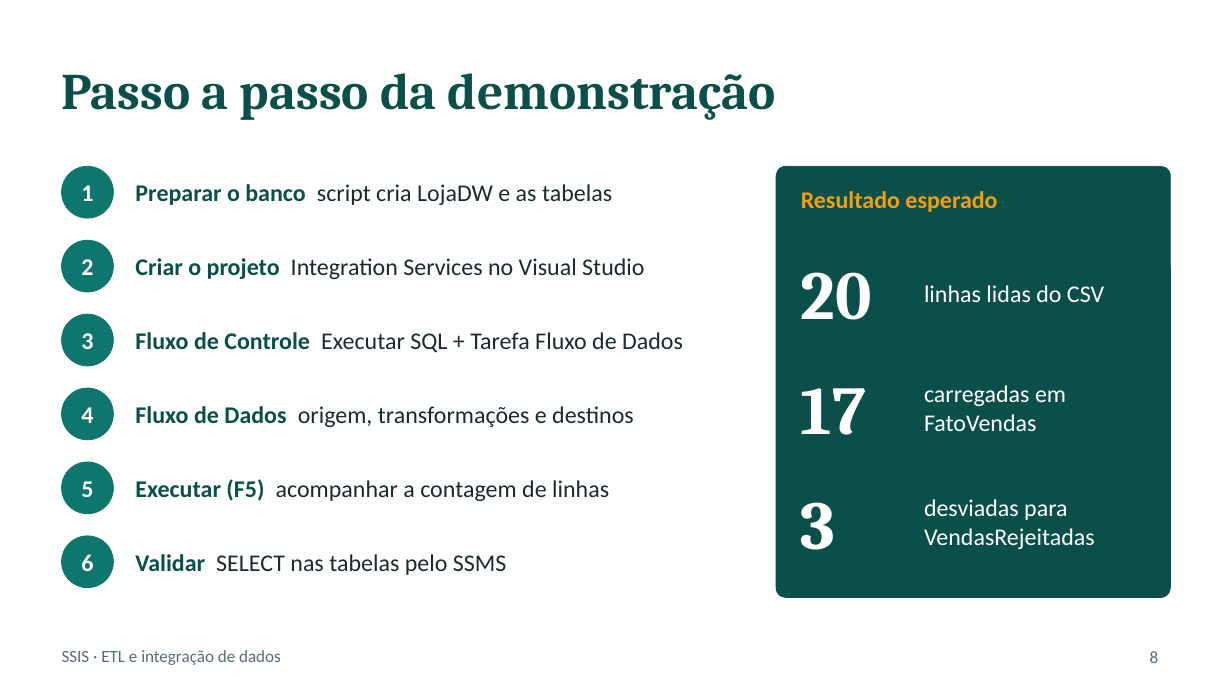
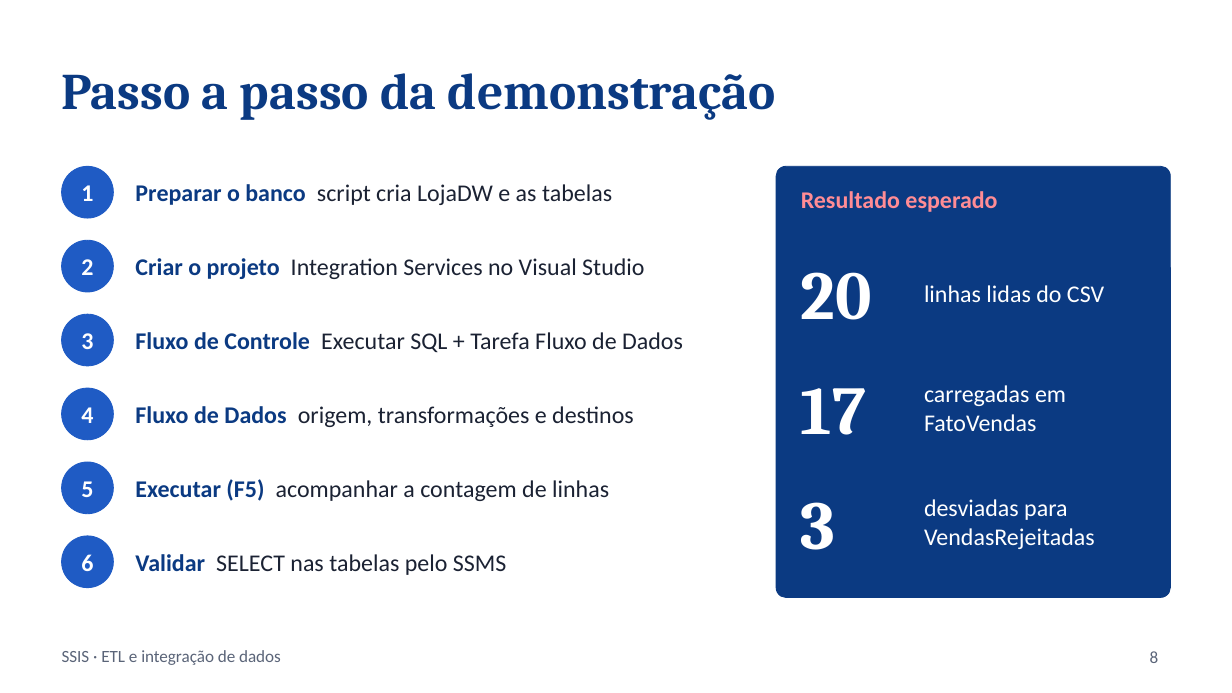
Before and after one commit to Yahnfs/Projeto-de-Analise-e-Fluxo-de-Dados-OLAP-e-ETL, a slide deck: slide 8 of Seminario_SSIS.pptx. Drawn at 1232x693 pixels with LibreOffice and Linux fonts; fonts in the diff are those of the drawing. Boxes give left, top, right and bottom in pixels: in the first picture for what was removed or moved away, otherwise in the second. Text is boxed around its words. In the diff, an @@ line names an element or a change of style, - is before the commit and + after.

```diff
--- a/Seminario_SSIS.pptx
+++ b/Seminario_SSIS.pptx
@@ title "Passo a passo da demonstração" at [62, 73, 776, 120]: text colour #0B4F4A to #0B3A82 @@
@@ text "Preparar o banco script cria ..." at [135, 184, 612, 205]: text colour #0B4F4A to #0B3A82 in "Preparar o banco"; text colour #1B2A2F to #1B2233 in "script cria LojaDW e as tabelas" @@
@@ rounded rectangle at [776, 166, 1170, 598]: fill #0B4F4A to #0B3A82; outline #0B4F4A 0.5 pt to #0B3A82 0.5 pt @@
@@ text "Resultado esperado" at [801, 191, 997, 212]: text colour #F59E0B to #FF8C95 @@
@@ text "Criar o projeto Integration Services ..." at [135, 258, 644, 279]: text colour #0B4F4A to #0B3A82 in "Criar o projeto"; text colour #1B2A2F to #1B2233 in "Integration Services no Visual Studio" @@
@@ text "Fluxo de Controle Executar SQL ..." at [135, 332, 683, 352]: text colour #0B4F4A to #0B3A82 in "Fluxo de Controle"; text colour #1B2A2F to #1B2233 in "Executar SQL + Tarefa Fluxo de Dados" @@
@@ text "Fluxo de Dados origem, transformações ..." at [135, 406, 634, 427]: text colour #0B4F4A to #0B3A82 in "Fluxo de Dados"; text colour #1B2A2F to #1B2233 in "origem, transformações e destinos" @@
@@ text "Executar (F5) acompanhar a contagem ..." at [135, 479, 609, 501]: text colour #0B4F4A to #0B3A82 in "Executar (F5)"; text colour #1B2A2F to #1B2233 in "acompanhar a contagem de linhas" @@
@@ fill #0F766E to #1F5BC4; outline #0F766E 0.5 pt to #1F5BC4 0.5 pt in 6 elements at [62, 166, 113, 218], [62, 240, 113, 292], [62, 314, 113, 366], [62, 388, 113, 440], [62, 462, 113, 514], [62, 536, 113, 588] @@
@@ text "Validar SELECT nas tabelas pelo ..." at [135, 554, 507, 575]: text colour #0B4F4A to #0B3A82 in "Validar"; text colour #1B2A2F to #1B2233 in "SELECT nas tabelas pelo SSMS" @@
```
Also in this commit, not shown: 11 other slides changed, 1 slide added.
